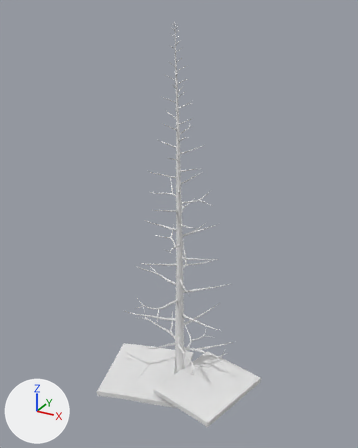
An edit to the FBX model GGJ21/Assets/Blender export/tree.fbx, drawn before and after from the same camera.
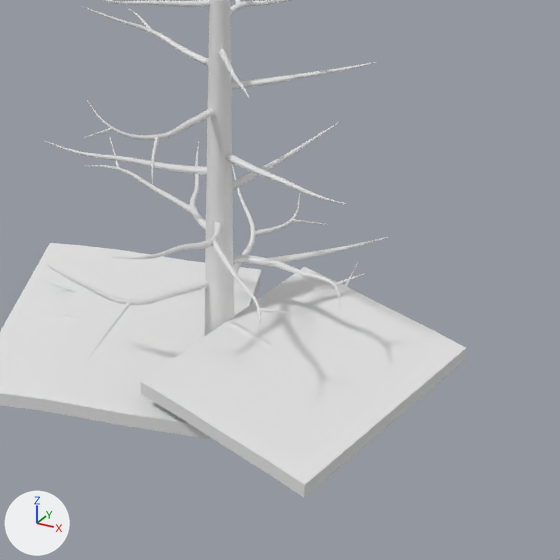
Each version is shown whole from a camera (50 mm lens) standing at (38.6, -57.1, 61.7) and looking at (6.5, 1.4, 32.4), then close up on the part from 30% to 81% of the width and 59% to 100% of the height. Every picture has the same lights, and +X, +Y and +Z are marked at lower left. Where no turn or scale is listed for an object, it has been applied to the vertices. Vertices at the same position are counted once.

In view in the first close-up: 'tree platform hit box', 'tree.003'.
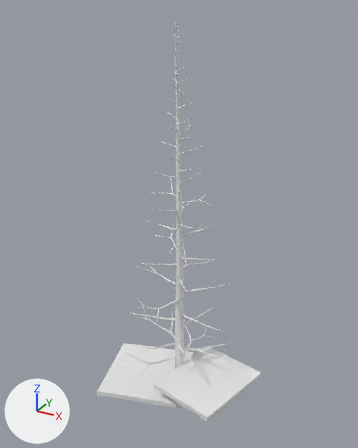
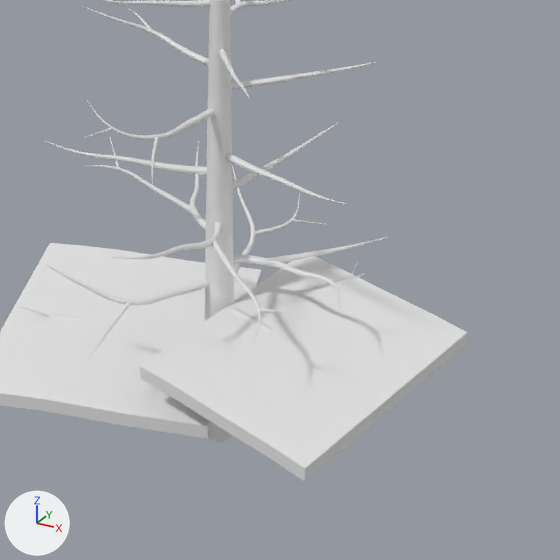
The newer file is also turned or shifted as a whole; pictures and numbers use the older file's frame.

Pixel boxes [x1, y1, x2, y2] of what changed, in the close-ups (560 x 560 px; the box of a moved part takes in the faces that stretch with it):
'tree platform hit box', reshaped
    before: [0, 243, 466, 498]
    after: [0, 243, 468, 482]
part 1 of me_tree_007, moved or reshaped
    before: [224, 321, 273, 348]
    after: [224, 306, 273, 332]
part 2 of me_tree_007, moved or reshaped
    before: [42, 281, 77, 292]
    after: [18, 306, 54, 317]
part 3 of me_cube_012, moved or reshaped
    before: [140, 267, 466, 498]
    after: [140, 256, 468, 482]

Diff of the bpy script that builds the scene:
```diff
--- a/GGJ21/Assets/Blender export/tree.fbx.py
+++ b/GGJ21/Assets/Blender export/tree.fbx.py
@@ me_tree_007 @@
 me_tree_007.from_pydata(...)  # 10797 vertices, 10062 faces; spans x -11.4..11.1, y -9.2..10.7, z 0.0..60.1
 # used by ob_tree_003; location = (7.35, 0.0, 0.0)
+# me_tree_007 part 1: the loose piece of 126 vertices spanning x -0.2..11.1, y -3.1..0.3, z 6.8..8.5 is moved by (0.0, 0.0, 1.0)
+# me_tree_007 part 2: the loose piece of 31 vertices spanning x -10.9..-8.9, y -1.4..-0.1, z 5.7..6.7 is moved by (0.0, -2.4, 0.0)
 me_tree_007.materials.append(mat_tree)
@@ me_cube_012 @@
 me_cube_012.from_pydata(...)  # 48 vertices, 44 faces; spans x -13.1..12.9, y -9.2..6.4, z -1.5..2.2
 # used by ob_tree_platform_hit_box; location = (7.35, -0.2, 6.36)
+# me_cube_012 part 3: the loose piece of 24 vertices spanning x -1.0..12.9, y -9.1..6.0, z 0.6..2.2 is moved by (0.0, 0.0, 1.0)
 me_cube_012.materials.append(mat_invisible)
```
